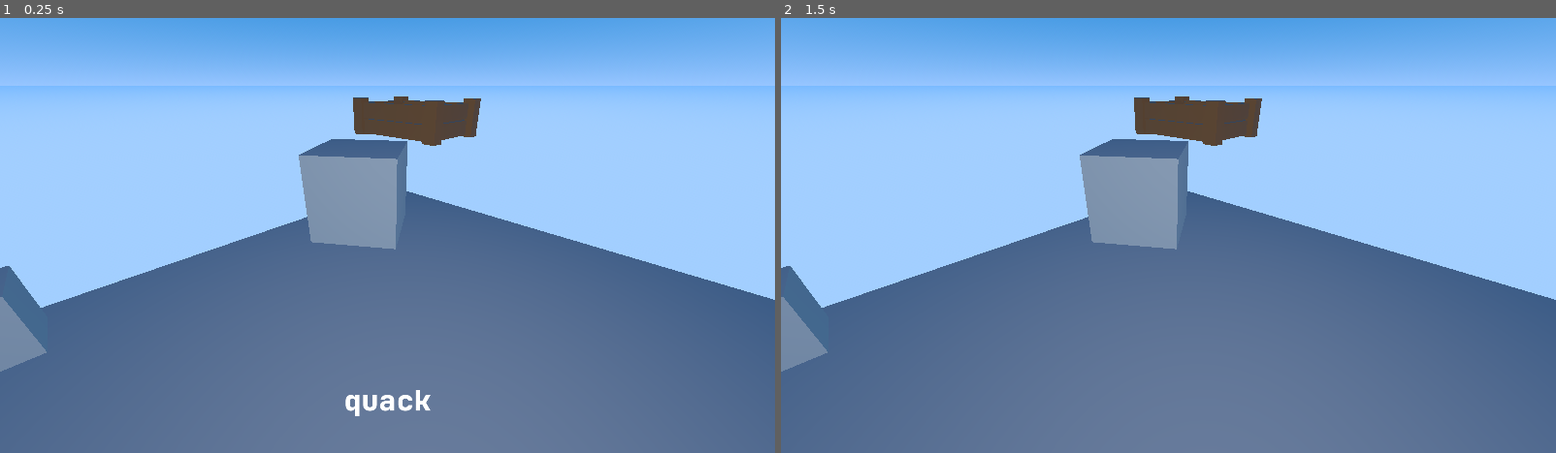
Above: before the commit, frames 1-2 (left to right).
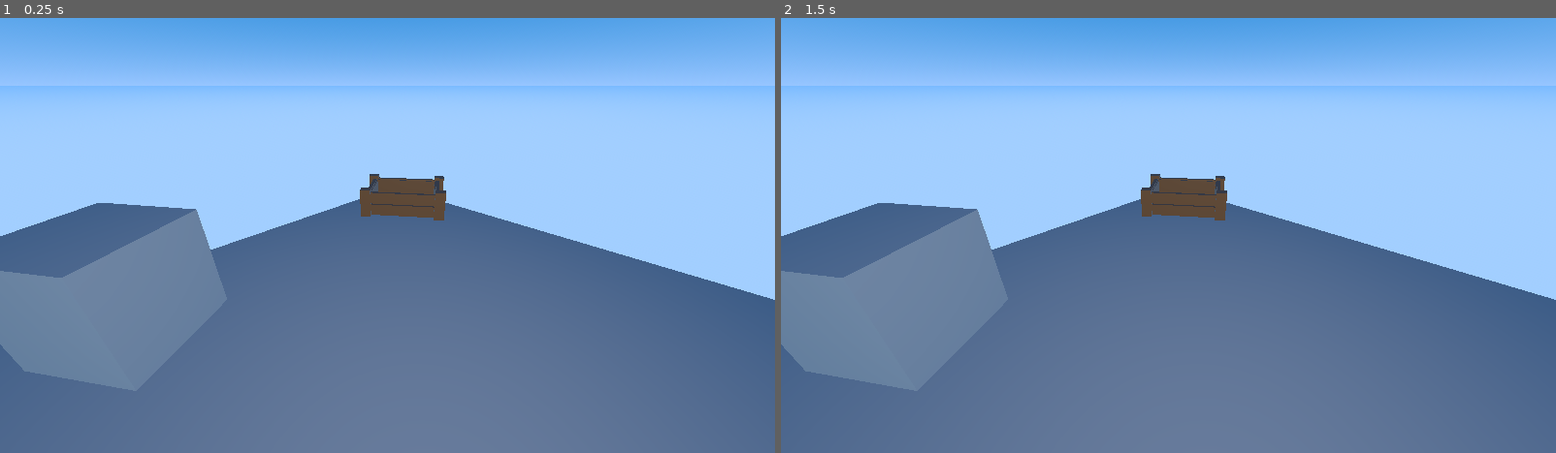
Above: after the commit, the same moments.

Repository: corporal1chicken/our-first-egg
Game: Godot game, scene res://world.tscn
Same seed, same stepped clock (60 frames per second), same inputs: the game is played once before the commit and once after it.
Inputs (mouse positions are in pixels of both pictures, inside the frame that each line leads up to):
- Up to frame 1 (0.25 s): no input
- Up to frame 2 (1.5 s): tap Enter at 0.5 s; move the mouse to (1339, 213) at 0.52 s; click (1339, 213) at 0.67 s; tap Space at 1.25 s; move the mouse to (1013, 257) at 1.27 s; click (1013, 257) at 1.42 s

The runs differ from the first frame. In frame 1, 13% of the frame differs, in the area x 0-63%, y 18-92%; in frame 2, 13%.

Commit message:
Chicken and Egg

Diff:
--- /dev/null
+++ b/globals/manager.gd
@@ -0,0 +1,9 @@
+extends Node
+
+var holding_egg: bool = false
+var egg_scene: Interactable
+
+func set_holding_egg():
+	holding_egg = true
+
+	Signals.is_holding_egg.emit()
--- a/globals/signals.gd
+++ b/globals/signals.gd
@@ -3,4 +3,4 @@
 signal hover_started(hover_text)
 signal hover_ended()
 
-signal spawn_egg(new_position: Vector3)
+signal is_holding_egg()
--- a/project.godot
+++ b/project.godot
@@ -18,6 +18,7 @@
 [autoload]
 
 Signals="*res://globals/signals.gd"
+Manager="*res://globals/manager.gd"
 
 [display]
 
--- a/resources/scripts/interactable.gd
+++ b/resources/scripts/interactable.gd
@@ -1,8 +1,9 @@
 extends Node3D
 class_name Interactable
 
-@export_category("Interactable")
 @export var hover_text = ""
+@export var block_hover: bool = false
+@export var block_click: bool = false
 
 func _add_to_group(object):
 	object.add_to_group("interactables")
--- a/scenes/chicken/chicken.gd
+++ b/scenes/chicken/chicken.gd
@@ -1,16 +1,12 @@
 extends Interactable
 
-# Pick random egg and spawn it
-# Egg click and crate logic
-# Possibly dedicated manager for it
-
-@onready var egg_position: Node3D = $egg_position
+@export_category("Chicken")
+@export var egg: PackedScene
 
 var egg_spawned: bool = false
 
 func _ready():
 	_add_to_group(self)
-	print(egg_position.position)
 
 func start_hover():
 	print("hovering %s" % self.name)
@@ -21,5 +17,10 @@
 func clicked():
 	if egg_spawned: return
 
+	var clone: Interactable = egg.instantiate()
+	get_tree().current_scene.add_child(clone)
+
+	Manager.egg_scene = clone
+
 	egg_spawned = true
-	Signals.spawn_egg.emit(Vector3(1.0, 1.0, 0.0))
+	clone.call("spawn_egg")
--- a/scenes/chicken/chicken.tscn
+++ b/scenes/chicken/chicken.tscn
@@ -8,6 +8,7 @@
 
 [node name="chicken" type="StaticBody3D"]
 script = ExtResource("1_374a2")
+possible_eggs = Array[String](["basic"])
 hover_text = "quack"
 
 [node name="MeshInstance3D" type="MeshInstance3D" parent="."]
@@ -15,6 +16,3 @@
 
 [node name="CollisionShape3D" type="CollisionShape3D" parent="."]
 shape = SubResource("BoxShape3D_374a2")
-
-[node name="egg_position" type="Node3D" parent="."]
-transform = Transform3D(1, 0, 0, 0, 1, 0, 0, 0, 1, 1.3759464, 0, 0)
--- a/scenes/crate/crate.gd
+++ b/scenes/crate/crate.gd
@@ -1,15 +1,33 @@
 extends Interactable
 
-@onready var outline: Node3D = $outline
+@export_category("Crate")
+@export var accepts: String
+@export var is_full: bool = false
+
+@onready var white_outline: Node3D = $white_outline
+@onready var red_outline: Node3D = $red_outline
+@onready var item_position: Node3D = $item_position
 
 func _ready():
 	_add_to_group(self)
 
+	Signals.is_holding_egg.connect(_on_holding_egg)
+
 func start_hover():
-	outline.visible = true
+	if Manager.holding_egg: red_outline.visible = false
+
+	white_outline.visible = true
 
 func exit_hover():
-	outline.visible = false
+	if Manager.holding_egg: red_outline.visible = true
+
+	white_outline.visible = false
 
 func clicked():
-	print("clicked crate")
+	if not Manager.holding_egg: return
+
+	var tween = create_tween()
+	tween.tween_property(Manager.egg_scene, "position", item_position.global_position, 0.7)
+
+func _on_holding_egg():
+	red_outline.visible = true
--- a/scenes/crate/crate.tscn
+++ b/scenes/crate/crate.tscn
@@ -8,6 +8,15 @@
 cull_mode = 1
 depth_draw_mode = 2
 shading_mode = 0
+grow = true
+grow_amount = 0.01
+
+[sub_resource type="StandardMaterial3D" id="StandardMaterial3D_3v208"]
+transparency = 1
+cull_mode = 1
+depth_draw_mode = 2
+shading_mode = 0
+albedo_color = Color(0.9527884, 0.0007622467, 0.090926, 1)
 grow = true
 grow_amount = 0.01
 
@@ -23,22 +32,39 @@
 
 [node name="mesh" parent="." instance=ExtResource("2_j1jke")]
 
-[node name="outline" parent="." instance=ExtResource("2_j1jke")]
+[node name="white_outline" parent="." instance=ExtResource("2_j1jke")]
 transform = Transform3D(1.01, 0, 0, 0, 1.01, 0, 0, 0, 1.01, 0.008723259, 0, 0)
 visible = false
 
-[node name="side_walls" parent="outline" index="0"]
+[node name="side_walls" parent="white_outline" index="0"]
 surface_material_override/0 = SubResource("StandardMaterial3D_j1jke")
 
-[node name="large_walls" parent="outline" index="1"]
+[node name="large_walls" parent="white_outline" index="1"]
 surface_material_override/0 = SubResource("StandardMaterial3D_j1jke")
 
-[node name="floor" parent="outline" index="2"]
+[node name="floor" parent="white_outline" index="2"]
 surface_material_override/0 = SubResource("StandardMaterial3D_j1jke")
+
+[node name="red_outline" parent="." instance=ExtResource("2_j1jke")]
+transform = Transform3D(1.01, 0, 0, 0, 1.01, 0, 0, 0, 1.01, 0.008723259, 0, 0)
+visible = false
+
+[node name="side_walls" parent="red_outline" index="0"]
+surface_material_override/0 = SubResource("StandardMaterial3D_3v208")
+
+[node name="large_walls" parent="red_outline" index="1"]
+surface_material_override/0 = SubResource("StandardMaterial3D_3v208")
+
+[node name="floor" parent="red_outline" index="2"]
+surface_material_override/0 = SubResource("StandardMaterial3D_3v208")
 
 [node name="CollisionShape3D" type="CollisionShape3D" parent="."]
 transform = Transform3D(1, 0, 0, 0, 1, 0, 0, 0, 1, -0.65826416, 0, -0.2734375)
 shape = SubResource("BoxShape3D_j1jke")
 
+[node name="item_position" type="Node3D" parent="."]
+transform = Transform3D(0.99999976, 0, 0, 0, 0.99999976, 0, 0, 0, 0.99999976, -0.65075165, 0.23811248, -0.268968)
+
 [editable path="mesh"]
-[editable path="outline"]
+[editable path="white_outline"]
+[editable path="red_outline"]
--- /dev/null
+++ b/scenes/egg/egg.gd
@@ -0,0 +1,39 @@
+extends Interactable
+
+@export_category("Egg")
+@export var egg_types: Dictionary[String, Dictionary]
+
+@onready var mesh_instance: MeshInstance3D = $MeshInstance3D
+
+const NEW_POSITION = Vector3(0.6, 0.5, 0.5)
+const STARTING_OFFSET = Vector3(0.0, 4.0, 0.0)
+
+func _ready():
+	_add_to_group(self)
+
+func _change_colour(colour: Color):
+	var material = mesh_instance.get_surface_override_material(0)
+	material.albedo_color = colour
+
+func spawn_egg():
+	var chosen_egg = egg_types.keys().pick_random()
+
+	_change_colour(egg_types[chosen_egg].colour)
+
+	var starting_position = NEW_POSITION + STARTING_OFFSET
+	self.position = starting_position
+
+	var tween = create_tween()
+
+	tween.tween_property(self, "position", NEW_POSITION, 1.0).from(starting_position)
+
+func start_hover():
+	pass
+
+func exit_hover():
+	pass
+
+func clicked():
+	if Manager.holding_egg: return
+
+	Manager.set_holding_egg()
--- a/scenes/eggs/basic/basic_egg.tscn
+++ b/scenes/egg/egg.tscn
@@ -1,18 +1,26 @@
-[gd_scene load_steps=4 format=3 uid="uid://bicp0i368104h"]
+[gd_scene load_steps=5 format=3 uid="uid://bicp0i368104h"]
 
-[ext_resource type="Script" uid="uid://bts5t57j4eyk7" path="res://scenes/eggs/basic/basic_egg.gd" id="1_rdtmt"]
+[ext_resource type="Script" uid="uid://bts5t57j4eyk7" path="res://scenes/egg/egg.gd" id="1_rdtmt"]
 
 [sub_resource type="BoxMesh" id="BoxMesh_c0yse"]
 
+[sub_resource type="StandardMaterial3D" id="StandardMaterial3D_g0os2"]
+
 [sub_resource type="BoxShape3D" id="BoxShape3D_rdtmt"]
 
-[node name="basic_egg" type="AnimatableBody3D"]
+[node name="egg" type="AnimatableBody3D"]
 transform = Transform3D(0.5, 0, 0, 0, 0.5, 0, 0, 0, 0.5, 0, 0, 0)
 script = ExtResource("1_rdtmt")
+egg_types = Dictionary[String, Dictionary]({
+"basic": {
+"colour": Color(0, 0, 0, 1)
+}
+})
 hover_text = "basic egg"
 
 [node name="MeshInstance3D" type="MeshInstance3D" parent="."]
 mesh = SubResource("BoxMesh_c0yse")
+surface_material_override/0 = SubResource("StandardMaterial3D_g0os2")
 
 [node name="CollisionShape3D" type="CollisionShape3D" parent="."]
 shape = SubResource("BoxShape3D_rdtmt")
--- a/scenes/eggs/basic/basic_egg.gd
+++ /dev/null
@@ -1,23 +0,0 @@
-extends Interactable
-
-func _ready():
-	_add_to_group(self)
-
-	Signals.spawn_egg.connect(_spawn_egg)
-
-func _spawn_egg(new_position: Vector3):
-	var starting_position = new_position + Vector3(0.0, 4.0, 0.0)
-	self.position = starting_position
-
-	var tween = create_tween()
-
-	tween.tween_property(self, "position", new_position, 1.0).from(starting_position)
-
-func start_hover():
-	pass
-
-func exit_hover():
-	pass
-
-func clicked():
-	pass
--- a/scripts/hover.gd
+++ b/scripts/hover.gd
@@ -30,10 +30,14 @@
 		current_hover = hit
 
 		if current_hover:
+			if current_hover.block_hover: return
+
 			current_hover.call("start_hover")
 			Signals.hover_started.emit(hit.hover_text)
 
 func _unhandled_input(event: InputEvent):
 	if event is InputEventMouseButton and event.button_index == MOUSE_BUTTON_LEFT and event.pressed:
 		if current_hover:
+			if current_hover.block_click: return
+
 			current_hover.call("clicked")
--- a/world.tscn
+++ b/world.tscn
@@ -4,7 +4,7 @@
 [ext_resource type="PackedScene" uid="uid://do4r82hqr4u1n" path="res://scenes/chicken/chicken.tscn" id="4_036b0"]
 [ext_resource type="PackedScene" uid="uid://dwk11d5qjyiai" path="res://ui/user_interface.tscn" id="4_aqk2v"]
 [ext_resource type="PackedScene" uid="uid://ddikpf4n1i5wd" path="res://scenes/crate/crate.tscn" id="5_036b0"]
-[ext_resource type="PackedScene" uid="uid://bicp0i368104h" path="res://scenes/eggs/basic/basic_egg.tscn" id="5_dwbse"]
+[ext_resource type="PackedScene" uid="uid://bicp0i368104h" path="res://scenes/egg/egg.tscn" id="5_dwbse"]
 
 [sub_resource type="ProceduralSkyMaterial" id="ProceduralSkyMaterial_gv5m4"]
 sky_top_color = Color(0, 0.4561432, 0.796217, 1)
@@ -45,13 +45,11 @@
 [node name="hover" type="Node3D" parent="."]
 script = ExtResource("1_f3sb7")
 
-[node name="user_interface" parent="." instance=ExtResource("4_aqk2v")]
-
 [node name="crate" parent="." instance=ExtResource("5_036b0")]
-transform = Transform3D(0.6, 0, 0, 0, 0.6, 0, 0, 0, 0.6, -1.5611329, 1.774097, 1.4471757)
+transform = Transform3D(0.48433074, 0, 0.35415208, 0, 0.59999996, 0, -0.35415208, 0, 0.48433074, -1.9335982, 0.46856165, 1.645797)
 
 [node name="chicken" parent="." instance=ExtResource("4_036b0")]
-transform = Transform3D(0.8270119, 0, 0.56218445, 0, 1, 0, -0.56218445, 0, 0.8270119, -0.9619278, 1.0189292, 1.2645392)
+transform = Transform3D(0.8270119, 0, 0.56218445, 0, 1, 0, -0.56218445, 0, 0.8270119, 1.4000608, 0.6950842, 1.6411555)
+egg = ExtResource("5_dwbse")
 
-[node name="basic_egg" parent="." instance=ExtResource("5_dwbse")]
-transform = Transform3D(0.5, 0, 0, 0, 0.5, 0, 0, 0, 0.5, 2.113081, 0.7311343, 1.6872265)
+[node name="user_interface" parent="." instance=ExtResource("4_aqk2v")]
Binary file added: assets/meshes/large_crate.glb
Not shown, added: assets/meshes/large_crate.glb.import
Binary file added: assets/meshes/rack.glb
Not shown, added: assets/meshes/rack.glb.import
Not shown, added: globals/manager.gd.uid
Not shown: 1 places in scenes/crate/crate.tscn that only renumber resources
Renamed: scenes/eggs/basic/basic_egg.gd.uid -> scenes/egg/egg.gd.uid
